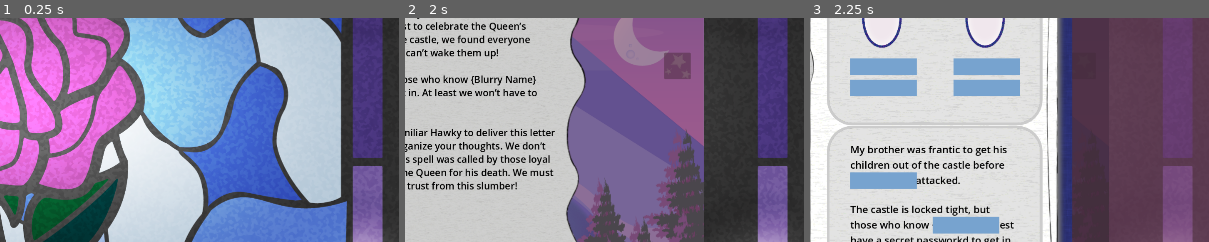
Above: before the commit, frames 1-3 (left to right).
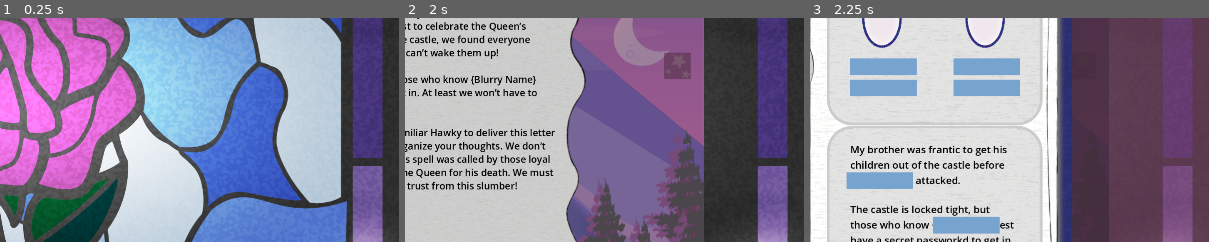
Above: after the commit, the same moments.

Repository: hwfwalton/SleepingCastleAlpha
Game: Godot game, scene res://root.tscn
The game is run twice, just before and just after one commit, with the same random seed, the same clock (stepped at 60 frames per second) and the same inputs.
Inputs (mouse positions are % of the whole screen's width and height, from its top left):
- Up to frame 1 (0.25 s): no input
- Up to frame 2 (2 s): click "Start" at 0.5 s; click (40, 64) at 1.25 s
- Up to frame 3 (2.25 s): click (96, 21) at 2 s
The pictures show only the part of the screen within x 50-100%, y 28-78%; the shares and areas given below are measured in that part.

Frames 1-2 are identical in both runs. In frame 3, 0.2% of the frame differs, in the area x 9-48%, y 68-97%.

Commit message:
Adjust slot positioning in castle0_zone_1 puzzle

Diff:
--- a/BookView/puzzle_pages/puzzle_zones/castle0_zone_1.tscn
+++ b/BookView/puzzle_pages/puzzle_zones/castle0_zone_1.tscn
@@ -33,17 +33,17 @@
 autowrap_mode = 2
 
 [node name="BookViewClueSlot" parent="." index="3" instance=ExtResource("2_g3ix4")]
-offset_left = 56.0
+offset_left = 47.0
 offset_top = 112.0
-offset_right = 208.0
+offset_right = 207.0
 offset_bottom = 152.0
 correct_clue_name_values = Array[int]([5])
 accepted_clue_types = Array[int]([0])
 
 [node name="BookViewClueSlot2" parent="." index="4" instance=ExtResource("2_g3ix4")]
-offset_left = 254.0
+offset_left = 255.0
 offset_top = 219.0
-offset_right = 406.0
+offset_right = 415.0
 offset_bottom = 259.0
 correct_clue_name_values = Array[int]([3])
 accepted_clue_types = Array[int]([0])
